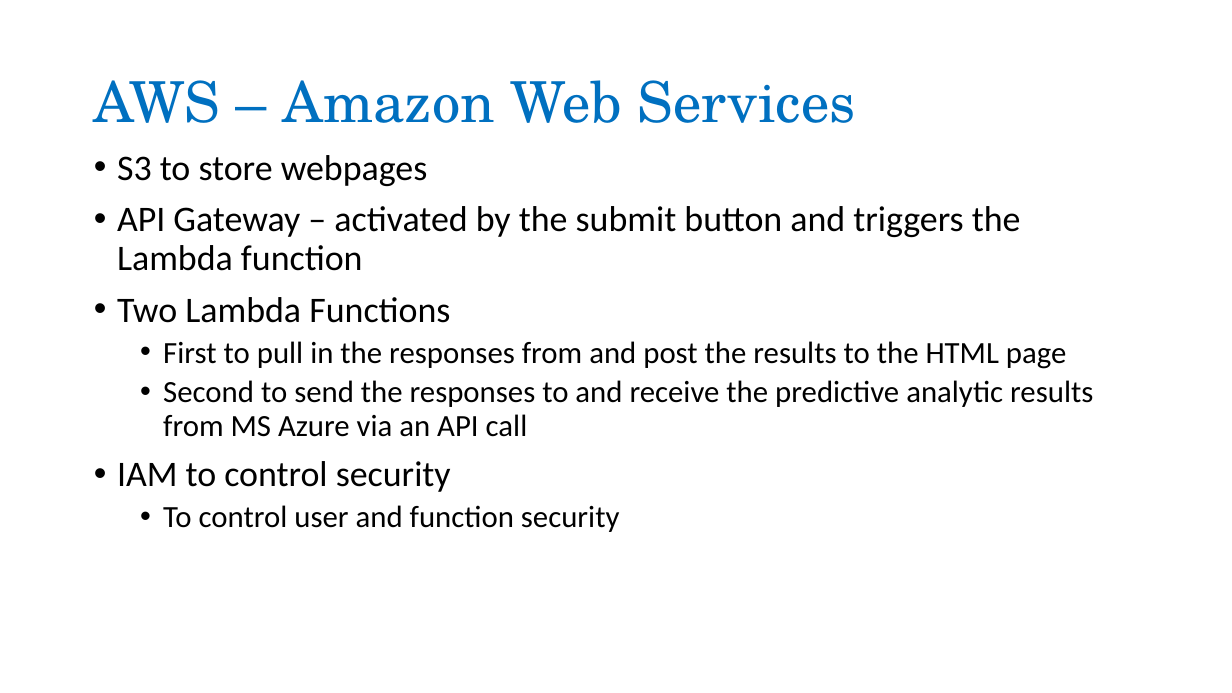
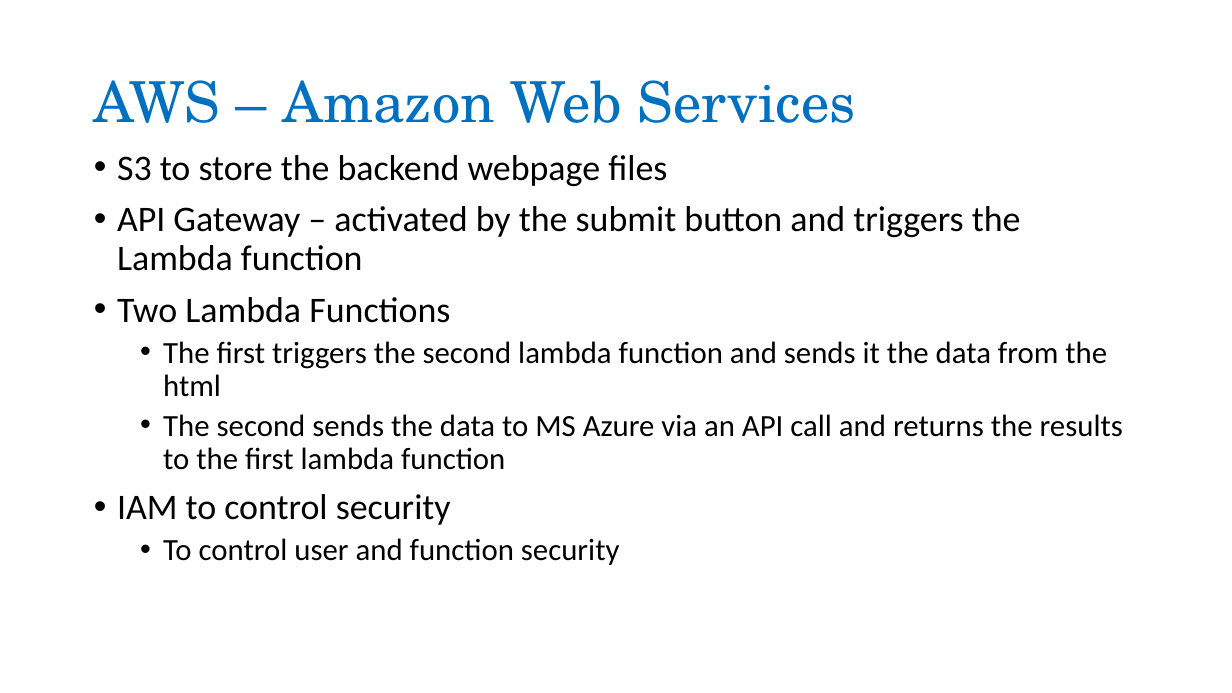
Before and after one commit to gdoshi88/Fertility-ML-Project, a slide deck: slide 9 of Male Fertility Test PowerPoint.pptx (slide 10 before the commit). Drawn at 1232x693 pixels with LibreOffice and Linux fonts; fonts in the diff are those of the drawing; background and template pictures are left out. Boxes give left, top, right and bottom in pixels: in the first picture for what was removed or moved away, otherwise in the second. Text is boxed around its words. In the diff, an @@ line names an element or a change of style, - is before the commit and + after.

```diff
--- a/Male Fertility Test PowerPoint.pptx
+++ b/Male Fertility Test PowerPoint.pptx
@@ text at (117, 155, 667, 186): text changed @@
-• S3 to store webpages
+• S3 to store the backend webpage files
@@ text at (163, 341, 1123, 470): text changed @@
-  • First to pull in the responses from and post the results to the HTML page
-  • Second to send the responses to and receive the predictive analytic results from MS Azure via an API call
+  • The first triggers the second lambda function and sends it the data from the html
+  • The second sends the data to MS Azure via an API call and returns the results to the first lambda function
```
Also in this commit, not shown: 1 other slide changed, 3 slides removed, 1 other file.
